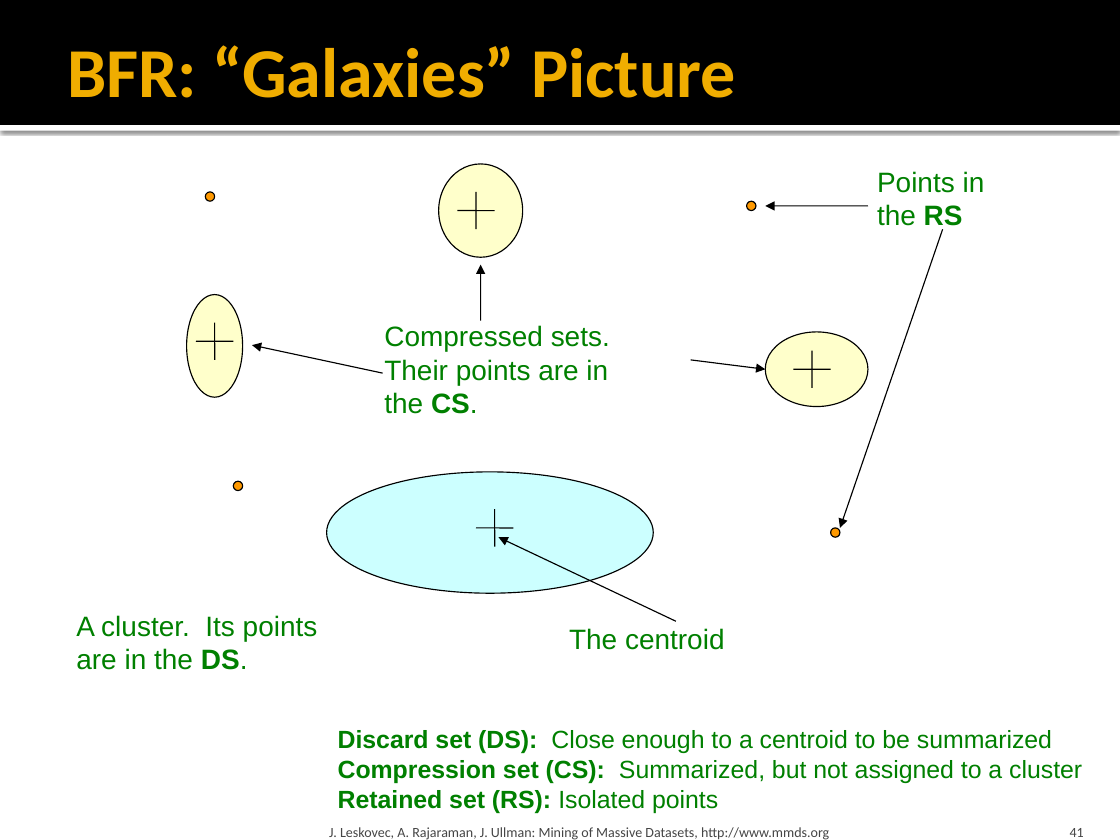
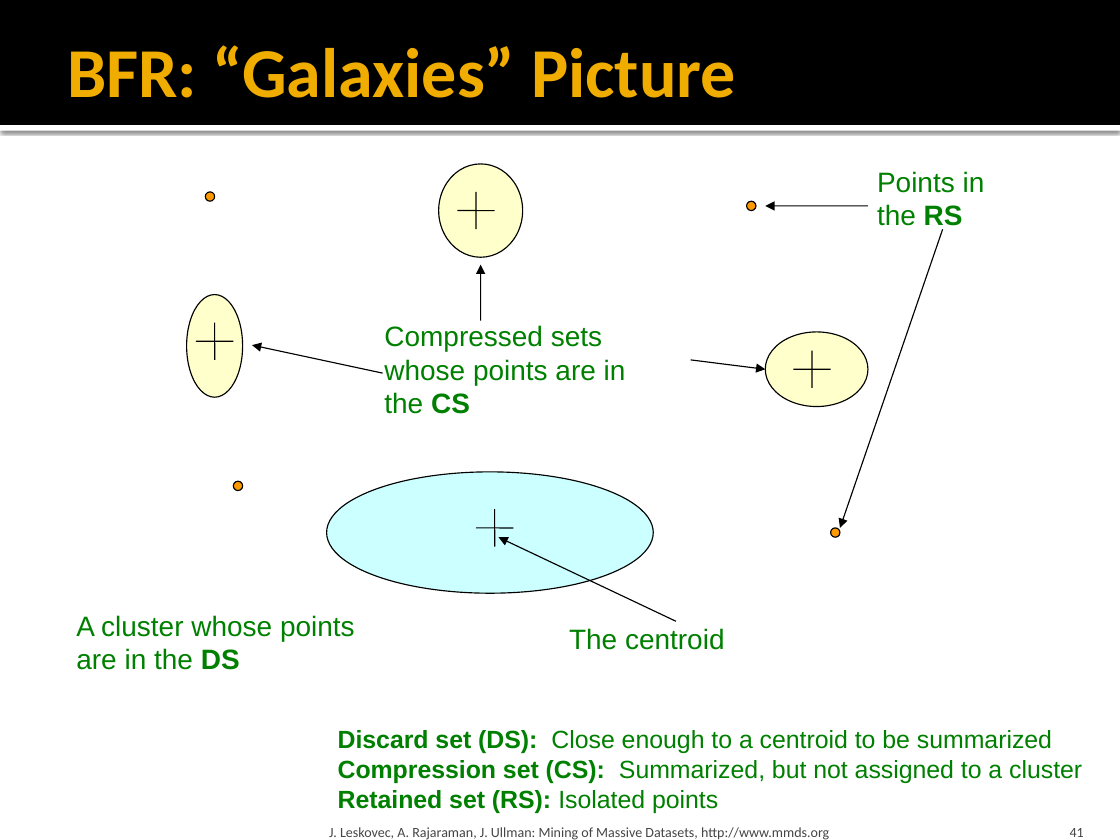
Before and after one commit to chriswjh/chriswjh.github.io, a slide deck: slide 41 of BDM/07-clustering.pptx. Drawn at 1120x840 pixels with LibreOffice and Linux fonts; fonts in the diff are those of the drawing. Boxes give left, top, right and bottom in pixels: in the first picture for what was removed or moved away, otherwise in the second. Text is boxed around its words. In the diff, an @@ line names an element or a change of style, - is before the commit and + after.

```diff
--- a/BDM/07-clustering.pptx
+++ b/BDM/07-clustering.pptx
@@ text at <box>384,325,626,414</box>: text changed @@
-Compressed sets.
-Their points are in
-the CS.
+Compressed sets
+whose points are in
+the CS
@@ text at <box>76,615,355,670</box>: text changed @@
-A cluster. Its points
-are in the DS.
+A cluster whose points
+are in the DS
```
Also in this commit, not shown: 4 other slides changed.
